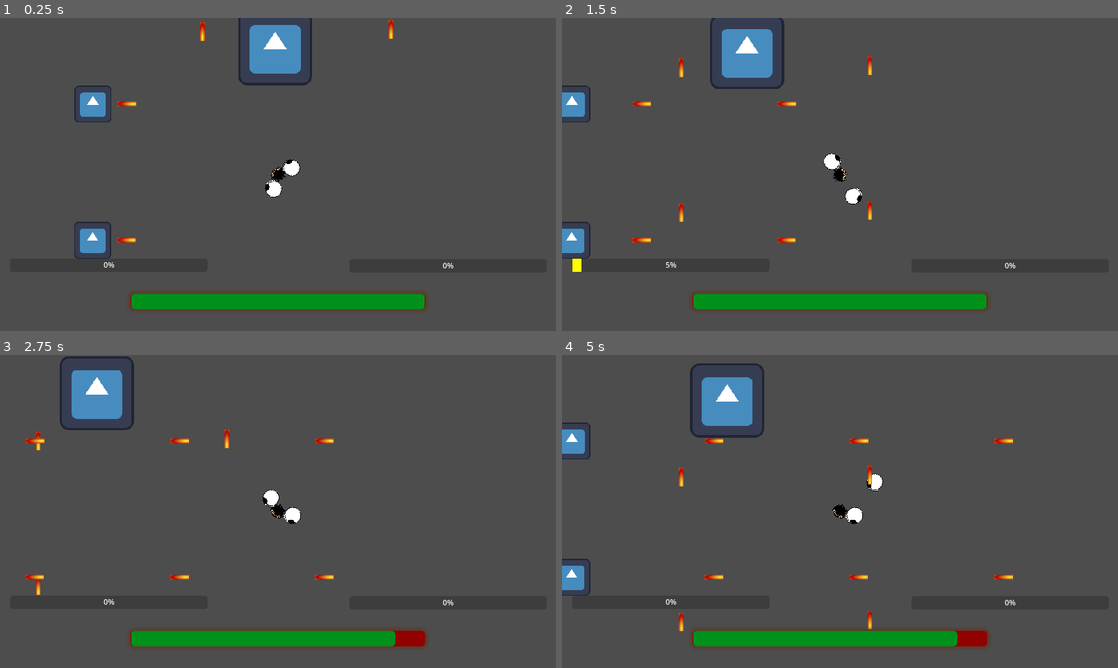
Above: before the commit, frames 1-4 (two rows, left to right).
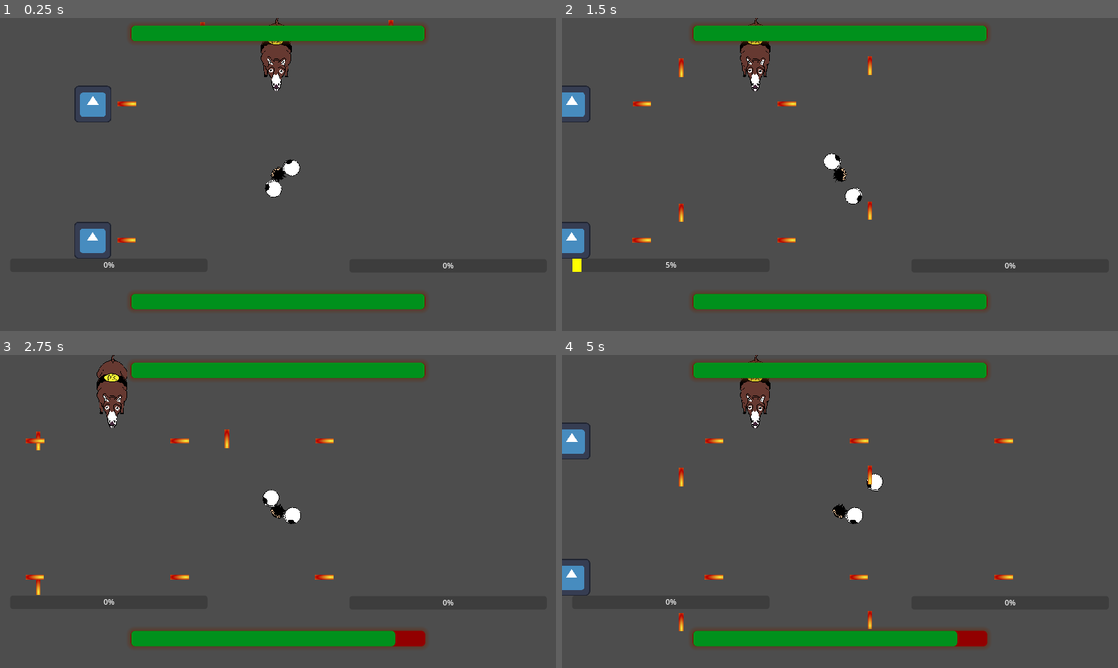
Above: after the commit, the same moments.

Repository: czarekdupa/BigMode-Game
Game: Godot game, scene res://Levels/DonkyBoss/Last_boss_level.tscn
The game is run twice, just before and just after one commit, with the same random seed, the same clock (stepped at 60 frames per second) and the same inputs. This scene is started directly instead of the project's main scene. The engine's default icon, where the game draws it, is replaced by a stand-in: a white triangle on a blue panel in a dark square.
Inputs (mouse positions are in pixels of both pictures, inside the frame that each line leads up to):
- Up to frame 1 (0.25 s): no input
- Up to frame 2 (1.5 s): tap Enter at 0.5 s; move the mouse to (962, 158) at 0.52 s; hold D (right) 0.53-1.25 s; click (962, 158) at 0.6 s; drag from (728, 190) to (840, 174) at 1.27 s
- Up to frame 3 (2.75 s): move the mouse to (333, 442) at 2.02 s; hold D (right) from 2.03 s (still down); tap O at 2.1 s
- Up to frame 4 (5 s): release D (right) at 2.75 s; drag from (812, 574) to (851, 514) at 2.77 s; move the mouse to (1006, 558) at 3.52 s; hold Left (left) 3.53-4.25 s; tap Shift at 3.6 s; drag from (673, 464) to (851, 498) at 4.27 s

The runs differ from the first frame. In frame 1, 4.5% of the frame differs, in the area x 23-77%, y 0-24%; in frame 2, 4.5%; in frame 3, 5.1%, in the area x 10-77%, y 0-24%; in frame 4, 5.1%.

Commit message:
work on last boss wip

Diff:
--- a/project-power/Levels/DonkyBoss/Last_boss.tscn
+++ b/project-power/Levels/DonkyBoss/Last_boss.tscn
@@ -1,18 +1,91 @@
-[gd_scene load_steps=4 format=3 uid="uid://dikeoabpjq6by"]
+[gd_scene load_steps=9 format=3 uid="uid://dikeoabpjq6by"]
 
 [ext_resource type="Script" path="res://Levels/DonkyBoss/last_boss.gd" id="1_nuvan"]
-[ext_resource type="Texture2D" uid="uid://djq5p1jbe5tit" path="res://icon.svg" id="2_o4xhm"]
+[ext_resource type="Texture2D" uid="uid://dknbkpwtbdkpq" path="res://Levels/DonkyBoss/donkey_idle spirtes.png" id="2_iq58e"]
+
+[sub_resource type="CircleShape2D" id="CircleShape2D_ddnps"]
+radius = 7.88456
 
 [sub_resource type="CircleShape2D" id="CircleShape2D_l5clj"]
 
+[sub_resource type="CircleShape2D" id="CircleShape2D_sjsbu"]
+
+[sub_resource type="CircleShape2D" id="CircleShape2D_10orj"]
+
+[sub_resource type="StyleBoxFlat" id="StyleBoxFlat_4potd"]
+bg_color = Color(0.572549, 0, 0, 1)
+corner_radius_top_left = 8
+corner_radius_top_right = 8
+corner_radius_bottom_right = 8
+corner_radius_bottom_left = 8
+expand_margin_left = 1.0
+expand_margin_right = 1.0
+shadow_color = Color(0.403922, 0.172549, 0.0627451, 0.529412)
+shadow_size = 10
+
+[sub_resource type="StyleBoxFlat" id="StyleBoxFlat_b7irm"]
+bg_color = Color(7.58059e-06, 0.566948, 0.111356, 1)
+corner_radius_top_left = 8
+corner_radius_top_right = 8
+corner_radius_bottom_right = 8
+corner_radius_bottom_left = 8
+
 [node name="LastBoss" type="CharacterBody2D"]
+collision_layer = 4
 motion_mode = 1
 script = ExtResource("1_nuvan")
 
+[node name="AttackHitbox" type="Area2D" parent="."]
+scale = Vector2(1.2, 1.28)
+collision_layer = 4
+
+[node name="CollisionShape2D" type="CollisionShape2D" parent="AttackHitbox"]
+scale = Vector2(7.32, 12.44)
+shape = SubResource("CircleShape2D_ddnps")
+
 [node name="BossSprite" type="Sprite2D" parent="."]
 scale = Vector2(2, 2)
-texture = ExtResource("2_o4xhm")
+texture = ExtResource("2_iq58e")
+hframes = 4
+region_enabled = true
+region_rect = Rect2(0, 0, 256, 160)
 
 [node name="CollisionShape2D" type="CollisionShape2D" parent="."]
-scale = Vector2(12.16, 11.72)
+scale = Vector2(5.28, 11.72)
 shape = SubResource("CircleShape2D_l5clj")
+
+[node name="HitboxArea" type="Area2D" parent="."]
+scale = Vector2(0.48, 1)
+collision_layer = 4
+collision_mask = 2
+
+[node name="CollisionShape2D" type="CollisionShape2D" parent="HitboxArea"]
+scale = Vector2(11.88, 11.44)
+shape = SubResource("CircleShape2D_sjsbu")
+
+[node name="DetectionArea" type="Area2D" parent="."]
+collision_layer = 0
+
+[node name="CollisionShape2D" type="CollisionShape2D" parent="DetectionArea"]
+scale = Vector2(349.597, 267.539)
+shape = SubResource("CircleShape2D_10orj")
+
+[node name="CanvasLayer" type="CanvasLayer" parent="."]
+
+[node name="Health_Bar" type="ProgressBar" parent="CanvasLayer"]
+anchors_preset = 5
+anchor_left = 0.5
+anchor_right = 0.5
+offset_left = -304.0
+offset_top = 16.0
+offset_right = 304.0
+offset_bottom = 48.0
+grow_horizontal = 2
+size_flags_horizontal = 4
+theme_override_styles/background = SubResource("StyleBoxFlat_4potd")
+theme_override_styles/fill = SubResource("StyleBoxFlat_b7irm")
+value = 100.0
+show_percentage = false
+
+[connection signal="area_entered" from="HitboxArea" to="." method="_on_area_2d_area_entered"]
+[connection signal="body_entered" from="DetectionArea" to="." method="_on_detection_area_body_entered"]
--- a/project-power/Levels/DonkyBoss/last_boss.gd
+++ b/project-power/Levels/DonkyBoss/last_boss.gd
@@ -1,12 +1,21 @@
 extends CharacterBody2D
 
-var phase_zero_hp = 40
-var current_phase = 1
+var hp = 100
+var phase_zero_hp = 1
+var current_phase = 0
 var phase_one_distance = 10
-var speed = 50
+var speed = 500
 var new_direction
+var player : CharacterBody2D
+var ORIGINAL_COLOR = modulate
+var damage = 1
+
+@onready var health_bar = $CanvasLayer/Health_Bar
+
 # Called when the node enters the scene tree for the first time.
 func _ready() -> void:
+	health_bar.max_value = hp
+	health_bar.value = hp
 	new_direction = Vector2(randf_range(-1,1), randf_range(-1,1))
 
 # Called every frame. 'delta' is the elapsed time since the previous frame.
@@ -30,3 +39,41 @@
 	while current_phase == 1:
 		await get_tree().create_timer(2).timeout
 		new_direction = Vector2(randf_range(-1,1), randf_range(-1,1))
+
+func _on_detection_area_body_entered(body: Node2D) -> void:
+	if body.is_in_group("player"):
+		player = body
+
+
+func _on_area_2d_area_entered(area: Area2D) -> void:
+	if area.is_in_group("r_glove"):
+		if area.owner:
+			take_damage(area.owner.damage * area.owner.right_power)
+		else:
+			take_damage(area.damage)
+	if area.is_in_group("l_glove"):
+		if area.owner:
+			take_damage(area.owner.damage * area.owner.left_power)
+		else:
+			take_damage(area.damage)
+
+
+func take_damage(damage):
+	if current_phase == 0:
+		phase_zero_hp -= damage
+	else:
+		hp -= damage
+		health_bar.value = hp
+		if hp <= 0:
+			player.fire_glove = true;
+			Sprite2D
+			#player.get_child(2).get_child(0).get_child(0).texture = boss_power_glove_texture
+			player.get_child(11).show()
+			player.get_child(11).get_child(2).play("PowerUp_enter_anim")
+			await get_tree().create_timer(player.get_child(11).get_child(2).current_animation_length).timeout
+			player.get_child(11).get_child(2).play("PowerUp_anim")
+			queue_free()
+
+	$BossSprite.set_modulate("red")
+	await get_tree().create_timer(0.2).timeout
+	$BossSprite.set_modulate(ORIGINAL_COLOR)
